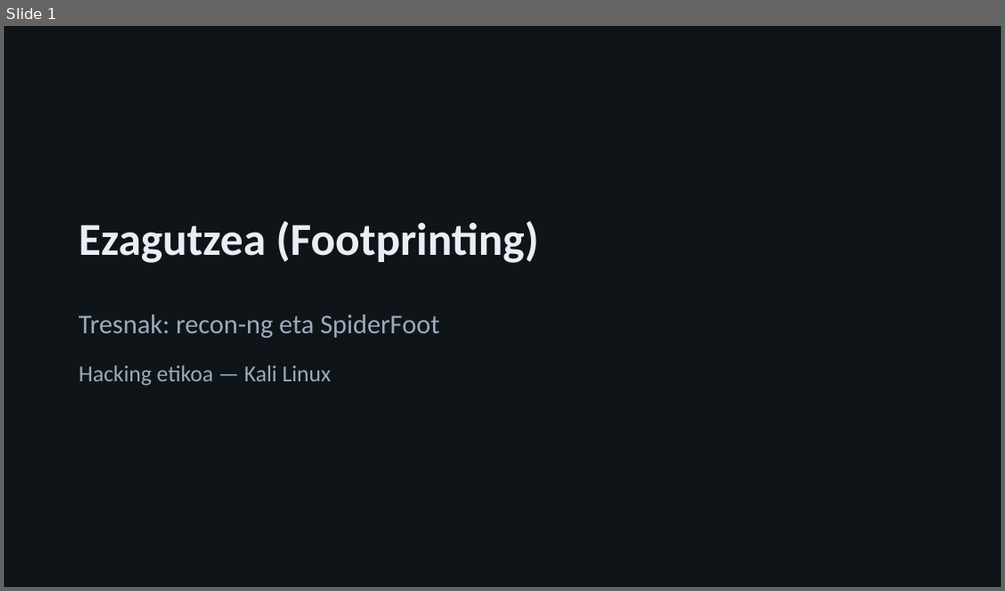
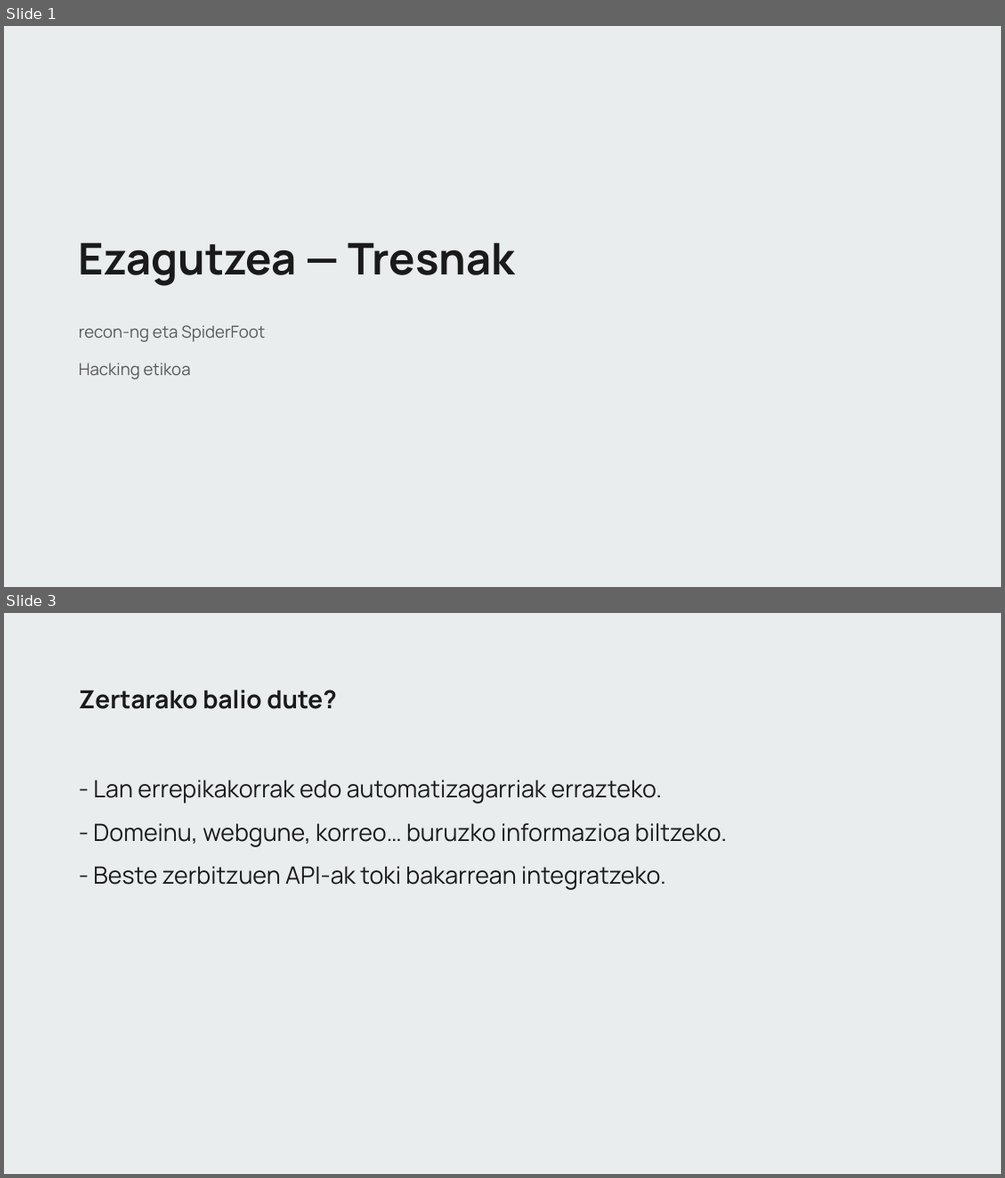
Before and after one commit to jazkune-izarraitz/Garapen2627, a slide deck: he-ezagutzea/HE-2-recon-ng-spiderfoot-aurkezpena.pptx. Shown one above the other, each under a label of ours: slide 1 before the commit, slides 1 and 3 after it; the slides between them are not shown. The pictures are 1005x591 and 1005x1178 pixels, drawn with LibreOffice and Linux fonts; fonts in the diff are those of the drawing. Boxes give left, top, right and bottom in pixels: in the first picture for what was removed or moved away, otherwise in the second. Text is boxed around its words. In the diff, an @@ line names an element or a change of style, - is before the commit and + after.

```diff
--- a/he-ezagutzea/HE-2-recon-ng-spiderfoot-aurkezpena.pptx
+++ b/he-ezagutzea/HE-2-recon-ng-spiderfoot-aurkezpena.pptx
@@ slide 3 added at (4, 613, 1001, 1174), background #E9EDEE @@
@@ text added at (79, 690, 336, 709), 24 pt, text #1A1A1A, bold @@
+Zertarako balio dute?
@@ text added at (93, 779, 663, 803), 23 pt, text #1A1A1A @@
+- Lan errepikakorrak edo automatizagarriak errazteko.
@@ text added at (93, 823, 727, 847), 23 pt, text #1A1A1A @@
+- Domeinu, webgune, korreo… buruzko informazioa biltzeko.
@@ text added at (93, 866, 666, 890), 23 pt, text #1A1A1A @@
+- Beste zerbitzuen API-ak toki bakarrean integratzeko.
@@ slide 1 changed as well @@
@@ background #0F1419 to #E9EDEE @@
@@ text at (79, 242, 516, 286): text changed; size 44 to 42 pt; font Calibri to Manrope; text colour #E8EEF4 to #1A1A1A @@
-Ezagutzea (Footprinting)
+Ezagutzea — Tresnak
@@ text at (79, 325, 265, 342): text changed; size 26 to 16 pt; font Calibri to Manrope; text colour #9AABBC to #595959 @@
-Tresnak: recon-ng eta SpiderFoot
+recon-ng eta SpiderFoot
@@ text at (79, 362, 191, 379): text changed; size 22 to 16 pt; font Calibri to Manrope; text colour #9AABBC to #595959 @@
-Hacking etikoa — Kali Linux
+Hacking etikoa
```
Also in this commit, not shown: 1 other slide changed, 17 other slides added, 22 slides removed, 11 other files.
